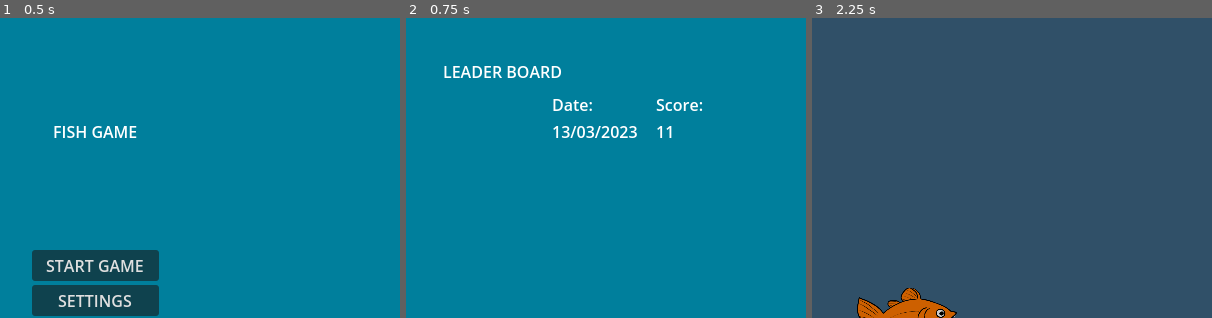
Above: before the commit, frames 1-3 (left to right).
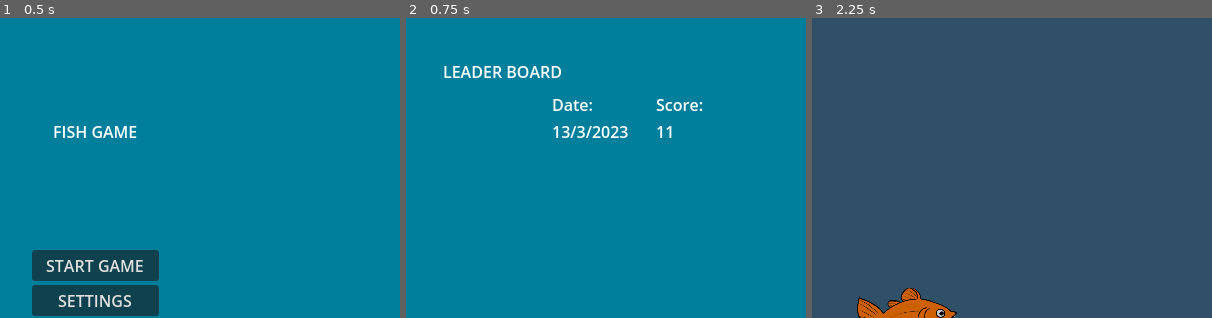
Above: after the commit, the same moments.

Repository: CatNine9/FishGame
Game: Godot game, scene res://UI/MainMenu.tscn
Two runs of this game, one before a commit and one after it. Both use one fixed random seed, a clock stepped at 60 frames per second and the inputs below.
Inputs:
- Up to frame 1 (0.5 s): no input
- Up to frame 2 (0.75 s): click "LEADER BOARD" at 0.5 s
- Up to frame 3 (2.25 s): click "BACK" at 1.25 s; click "START GAME" at 2 s
The pictures show only the part of the screen within x 38-88%, y 0-50%; the shares and areas given below are measured in that part.

Frame 1 is identical in both runs. In frame 2, 0.3% of the frame differs, in the area x 42-58%, y 36-40%; in frame 3, nothing differs.

Commit message:
The leaderboard now saves between sessions.

Diff:
--- a/FishGame/GlobalVariables.gd
+++ b/FishGame/GlobalVariables.gd
@@ -16,8 +16,8 @@
 var player_name = null
 
 # Leaderboard:
-var entries = [["Cat9", "13/03/2023", 11],["", "", null], ["", "", null], ["", "", null], ["", "", null], ["", "", null], ["", "", null], ["", "", null], ["", "", null], ["", "", null]]
-var entry_1 = ["Cat9", "13/03/2023", str(11)]
+var entries = [["Cat9", "13/3/2023", 11],["", "", null], ["", "", null], ["", "", null], ["", "", null], ["", "", null], ["", "", null], ["", "", null], ["", "", null], ["", "", null]]
+var entry_1 = ["Cat9", "13/3/2023", str(11)]
 var entry_2 = ["","",""]
 var entry_3 = ["","",""]
 var entry_4 = ["","",""]
--- a/FishGame/Levels/Main.gd
+++ b/FishGame/Levels/Main.gd
@@ -58,6 +58,8 @@
 
 	enemy_spawn.collision_shape.scale *= random_size_value
 
+
+
 func increment_score():
 	score += 1
 	score_string = score_format % [score]
--- a/FishGame/UI/LeaderBoard.gd
+++ b/FishGame/UI/LeaderBoard.gd
@@ -1,5 +1,6 @@
 extends Node
 
+const save_path = "user://json"
 
 var entry_slots_array = [GlobalVariables.entry_1, GlobalVariables.entry_2, GlobalVariables.entry_3, GlobalVariables.entry_4, GlobalVariables.entry_5, GlobalVariables.entry_6, GlobalVariables.entry_7, GlobalVariables.entry_8, GlobalVariables.entry_9, GlobalVariables.entry_10]
 
@@ -18,8 +19,6 @@
 		GlobalVariables.entries[entry_to_replace] = [GlobalVariables.player_name, time_string, GlobalVariables.player_score]
 		GlobalVariables.entries.sort_custom(sort_descending)
 		print(GlobalVariables.entries)
-		#if entries_array.size() > 10:
-			#remove last entry
 		GlobalVariables.entry_1 = GlobalVariables.entries[0]
 		GlobalVariables.entry_2 = GlobalVariables.entries[1]
 		GlobalVariables.entry_3 = GlobalVariables.entries[2]
@@ -30,6 +29,8 @@
 		GlobalVariables.entry_8 = GlobalVariables.entries[7]
 		GlobalVariables.entry_9 = GlobalVariables.entries[8]
 		GlobalVariables.entry_10 = GlobalVariables.entries[9]
+		save_scoreboard()
+	load_scoreboard()
 	load_entries()
 
 func sort_descending(a, b):
@@ -47,6 +48,48 @@
 	GlobalVariables.player_position = Vector2(400, 300)
 	var main_menu = load("res://UI/MainMenu.tscn")
 	get_tree().change_scene_to_packed(main_menu)
+
+
+
+func save_scoreboard():
+	var save_dict := {
+		"entries_array": GlobalVariables.entries,
+		"entry_1": GlobalVariables.entry_1,
+		"entry_2": GlobalVariables.entry_2,
+		"entry_3": GlobalVariables.entry_3,
+		"entry_4": GlobalVariables.entry_4,
+		"entry_5": GlobalVariables.entry_5,
+		"entry_6": GlobalVariables.entry_6,
+		"entry_7": GlobalVariables.entry_7,
+		"entry_8": GlobalVariables.entry_8,
+		"entry_9": GlobalVariables.entry_9,
+		"entry_10": GlobalVariables.entry_10,
+	}
+	var json = JSON.stringify(save_dict)
+	var save_file = FileAccess.open(save_path, FileAccess.WRITE)
+	save_file.store_line(json)
+	save_file.close()
+
+
+func load_scoreboard():
+	if not FileAccess.file_exists(save_path):
+		return
+	var save_file = FileAccess.open(save_path, FileAccess.READ)
+	var save_data = save_file.get_line()
+	var json = JSON.parse_string(save_data)
+	GlobalVariables.entries = json.entries_array
+	GlobalVariables.entry_1 = json.entry_1
+	GlobalVariables.entry_2 = json.entry_2
+	GlobalVariables.entry_3 = json.entry_3
+	GlobalVariables.entry_4 = json.entry_4
+	GlobalVariables.entry_5 = json.entry_5
+	GlobalVariables.entry_6 = json.entry_6
+	GlobalVariables.entry_7 = json.entry_7
+	GlobalVariables.entry_8 = json.entry_8
+	GlobalVariables.entry_9 = json.entry_9
+	GlobalVariables.entry_10 = json.entry_10
+
+
 
 func load_entries():
 	var entry_1_packed = load("res://UI/example_hbox.tscn")
